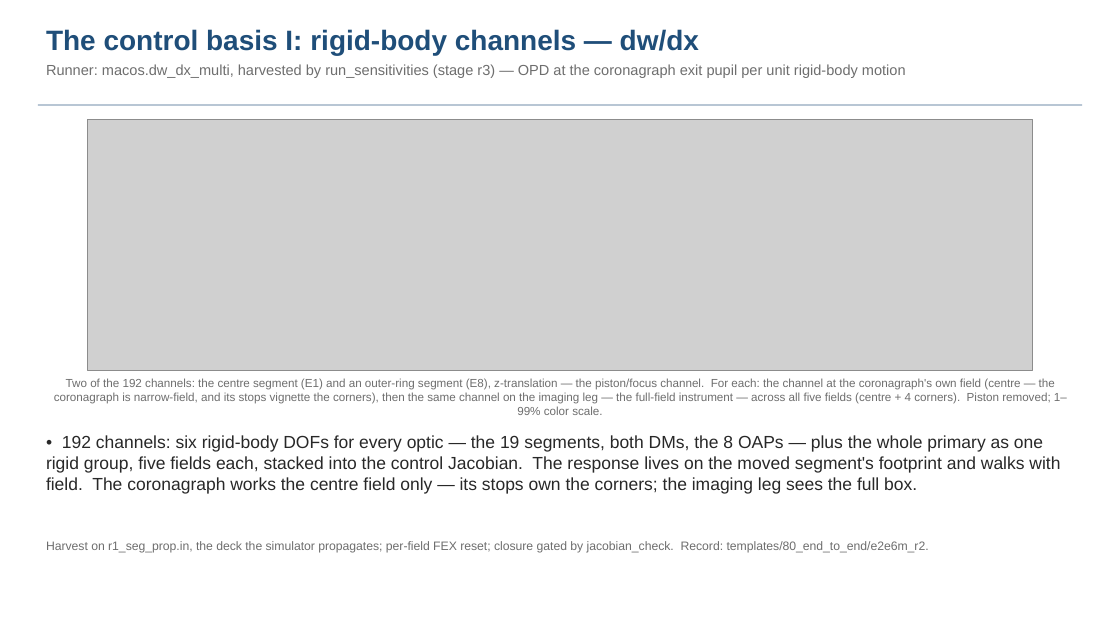
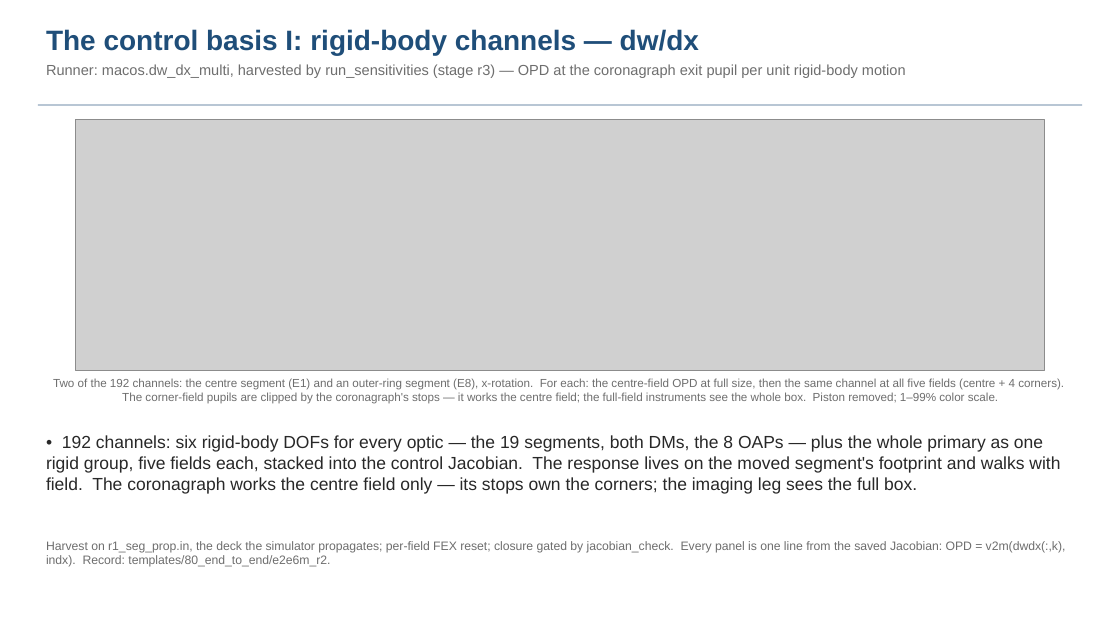
Before and after one commit to nasa-jpl/macos, a slide deck: slide 22 of demo_session/baseline_pass3.pptx. Drawn at 1120x630 pixels with LibreOffice and Linux fonts; fonts in the diff are those of the drawing; grey boxes stand for pictures. Boxes give left, top, right and bottom in pixels: in the first picture for what was removed or moved away, otherwise in the second. Text is boxed around its words. In the diff, an @@ line names an element or a change of style, - is before the commit and + after.

```diff
--- a/demo_session/baseline_pass3.pptx
+++ b/demo_session/baseline_pass3.pptx
@@ picture: place and size @@
-picture at bbox=[87, 119, 1033, 371]
+picture at bbox=[76, 119, 1044, 371]
@@ text at bbox=[53, 378, 1064, 404]: text changed @@
-Two of the 192 channels: the centre segment (E1) and an outer-ring segment (E8), z-translation — the piston/focus channel. For each: the channel at the coronagraph's own field (centre — the coronagraph is narrow-field, and its stops vignette the corners), then the same channel on the imaging leg — the full-field instrument — across all five fields (centre + 4 corners). Piston removed; 1–99% color scale.
+Two of the 192 channels: the centre segment (E1) and an outer-ring segment (E8), x-rotation. For each: the centre-field OPD at full size, then the same channel at all five fields (centre + 4 corners). The corner-field pupils are clipped by the coronagraph's stops — it works the centre field; the full-field instruments see the whole box. Piston removed; 1–99% color scale.
@@ text at bbox=[46, 541, 1066, 567]: text changed @@
-Harvest on r1_seg_prop.in, the deck the simulator propagates; per-field FEX reset; closure gated by jacobian_check. Record: templates/80_end_to_end/e2e6m_r2.
+Harvest on r1_seg_prop.in, the deck the simulator propagates; per-field FEX reset; closure gated by jacobian_check. Every panel is one line from the saved Jacobian: OPD = v2m(dwdx(:,k), indx). Record: templates/80_end_to_end/e2e6m_r2.
```
Also in this commit, not shown: 2 other slides changed, 7 other files.
